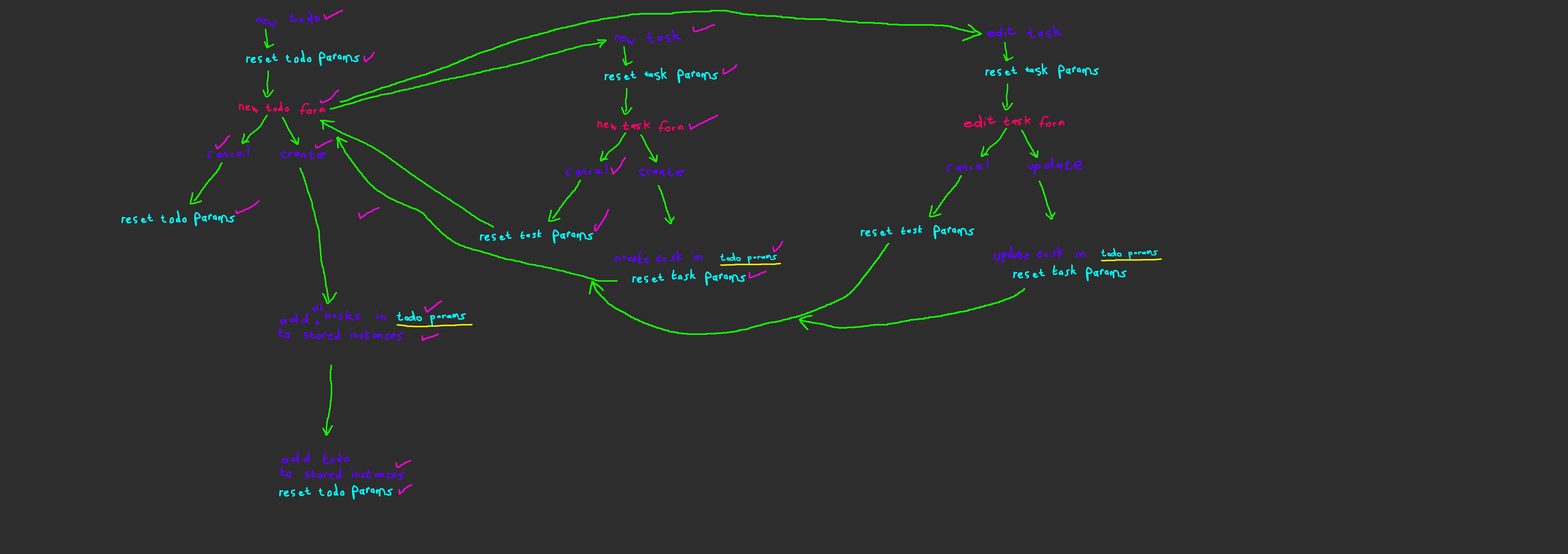
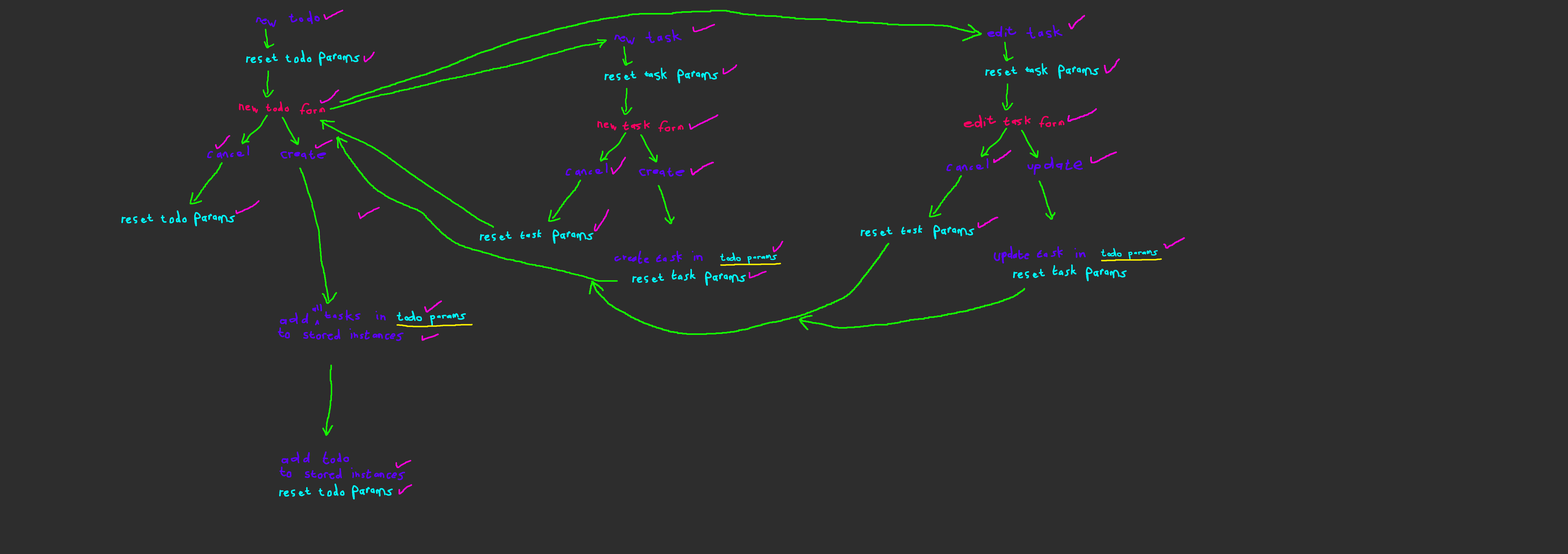
Layered file, before and after one edit (1568x554). Changes by layer:
painted on "Paint Layer 2" over [690, 14, 1186, 249]
